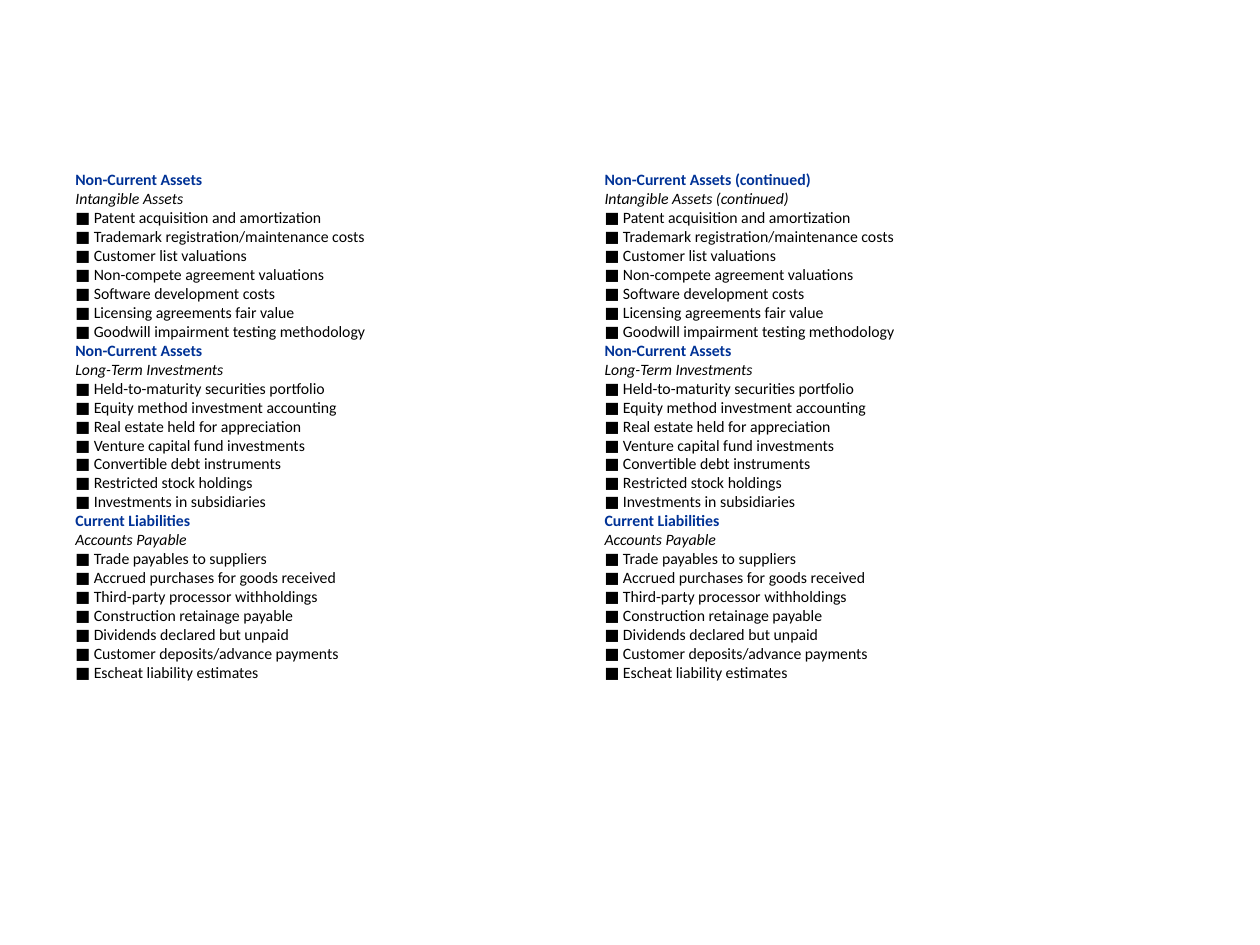
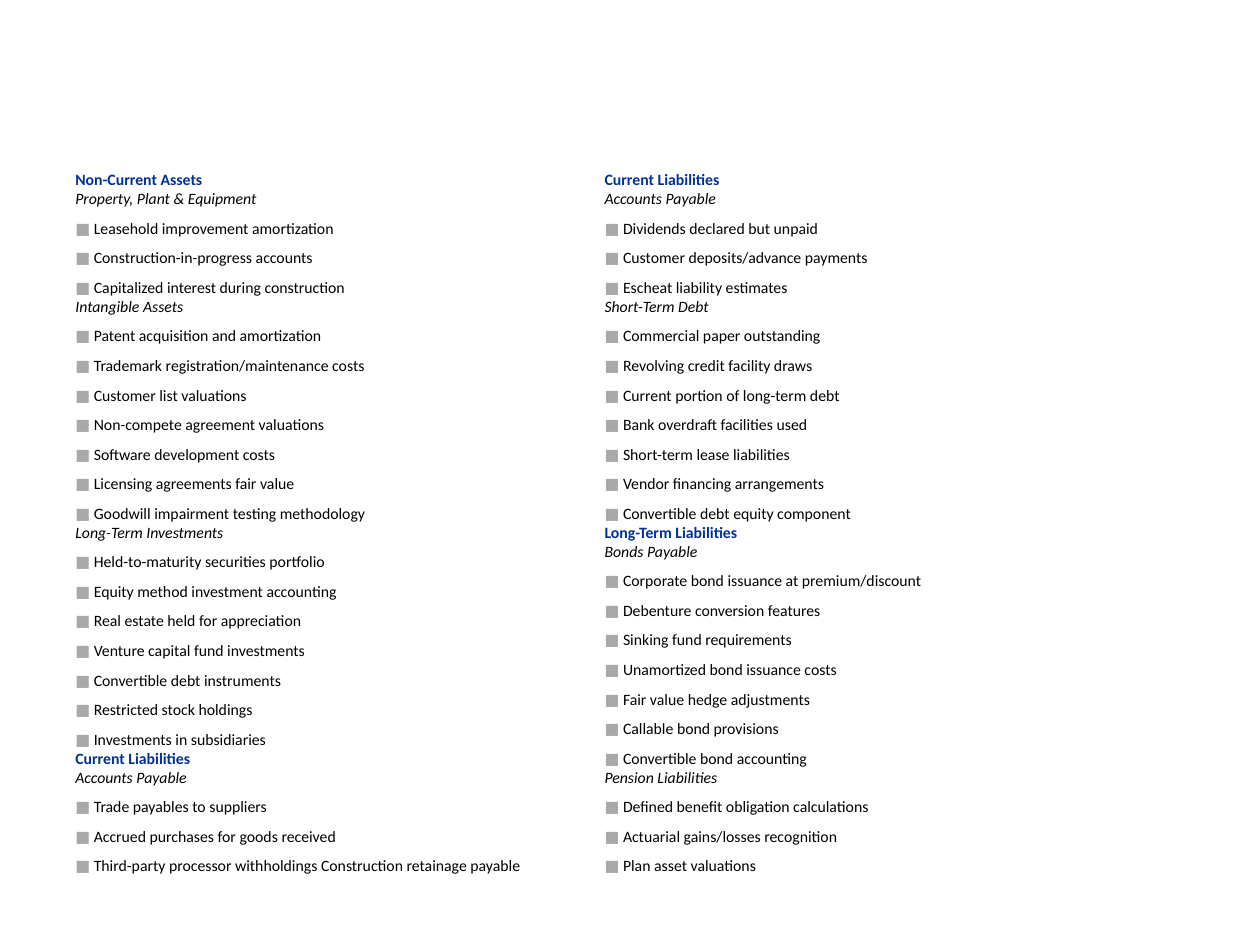
Before and after one commit to yutsang/python-pptx, a slide deck: slide 2 of financial_report.pptx (slide 4 before the commit). Drawn at 1260x945 pixels with LibreOffice and Linux fonts; fonts in the diff are those of the drawing. Boxes give left, top, right and bottom in pixels: in the first picture for what was removed or moved away, otherwise in the second. Text is boxed around its words. In the diff, an @@ line names an element or a change of style, - is before the commit and + after.

```diff
--- a/financial_report.pptx
+++ b/financial_report.pptx
@@ text at (605, 173, 894, 507): paragraphs removed @@
-Non-Current Assets (continued)
-Intangible Assets (continued)
-■ Patent acquisition and amortization
-■ Trademark registration/maintenance costs
-■ Customer list valuations
-■ Non-compete agreement valuations
-■ Software development costs
-■ Licensing agreements fair value
-■ Goodwill impairment testing methodology
-Non-Current Assets
-Long-Term Investments
-■ Held-to-maturity securities portfolio
-■ Equity method investment accounting
-■ Real estate held for appreciation
-■ Venture capital fund investments
-■ Convertible debt instruments
-■ Restricted stock holdings
-■ Investments in subsidiaries
@@ text at (75, 193, 345, 296): paragraphs added @@
+Property, Plant & Equipment
+■ Leasehold improvement amortization
+■ Construction-in-progress accounts
+■ Capitalized interest during construction
@@ text at (623, 223, 868, 296): text colour #000000 to #A9A9A9 in "■", "■", "■"; more space between paragraphs @@
@@ text at (605, 301, 921, 871): paragraphs added @@
+Short-Term Debt
+■ Commercial paper outstanding
+■ Revolving credit facility draws
+■ Current portion of long-term debt
+■ Bank overdraft facilities used
+■ Short-term lease liabilities
+■ Vendor financing arrangements
+■ Convertible debt equity component
+Long-Term Liabilities
+Bonds Payable
+■ Corporate bond issuance at premium/discount
+■ Debenture conversion features
+■ Sinking fund requirements
+■ Unamortized bond issuance costs
+■ Fair value hedge adjustments
+■ Callable bond provisions
+■ Convertible bond accounting
+Pension Liabilities
+■ Defined benefit obligation calculations
+■ Actuarial gains/losses recognition
+■ Plan asset valuations
@@ text at (75, 345, 203, 356): paragraph removed @@
-Non-Current Assets
@@ text at (94, 330, 365, 845): text colour #000000 to #A9A9A9 in "■", "■", "■", "■" and 12 more places; more space between paragraphs @@
@@ text at (623, 553, 865, 624): paragraphs removed @@
-■ Trade payables to suppliers
-■ Accrued purchases for goods received
-■ Third-party processor withholdings
-■ Construction retainage payable
@@ text at (94, 860, 520, 874): text changed @@
-■ Third-party processor withholdings
-■ Construction retainage payable
-■ Dividends declared but unpaid
-■ Customer deposits/advance payments
-■ Escheat liability estimates
+■ Third-party processor withholdings Construction retainage payable
```
Also in this commit, not shown: 1 other slide changed, 2 slides added, 2 slides removed, 1 other file.
